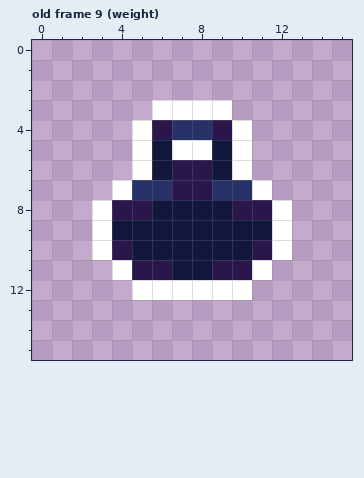
File history of a pixel-art file, public/assets/images/items.aseprite. Above: the version before the commit.
16x16 pixels, 15 frames. Colours within 5 levels of each other are drawn and written as one. Shown: old frame 9 (weight). The commit also changed other frames, which this record leaves out.
After:
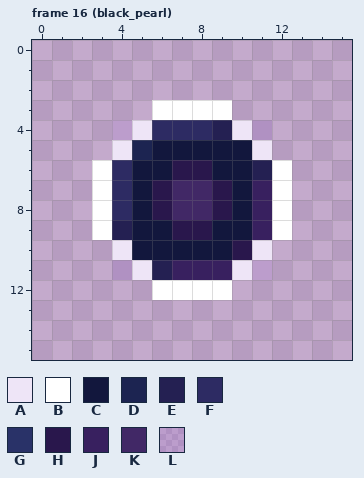
Palette (. is transparent): A #eee5f7  B #ffffff  C #12173d  D #1c2451  E #242052  F #2d2b63  G #293268  H #29174c  J #38205f  K #412866  L #8c51cc26
A new or re-ordered frame is compared with the old frame closest to it.
Author's note on the commit: feat: add item alert
Difference:
frames 15 -> 17
layer "Layer 1" now shown
Changed rows in their new state; - is an unchanged pixel.
Frame 16 (black_pearl) is new; against old frame 9 (weight), layers "Layer 1", "Layer":
first column x 3:
 4 -LAFFFEAL-
 5 -AD-CC-CA-
 6 BFC----CEB
 7 BFCHKKHCJB
 8 -FCHKKHCJ-
 9 -E--HH--J-
10 .A-----HA.
11 -LAEJJJAL-
12 --.----.--
Changed places in both pictures, as pixel boxes (x1, y1, x2, y2):
changed: (92, 120, 292, 300)
